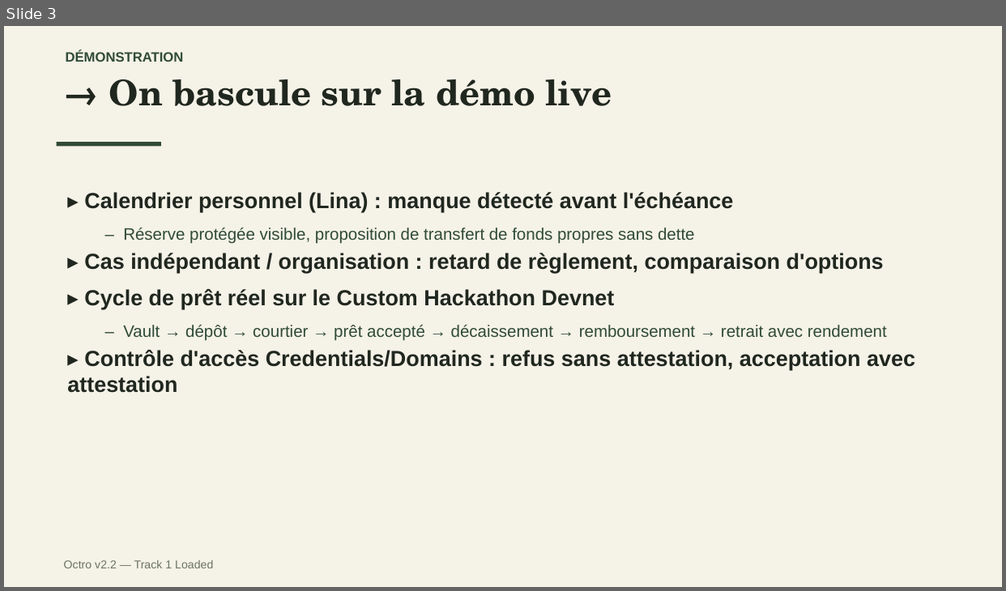
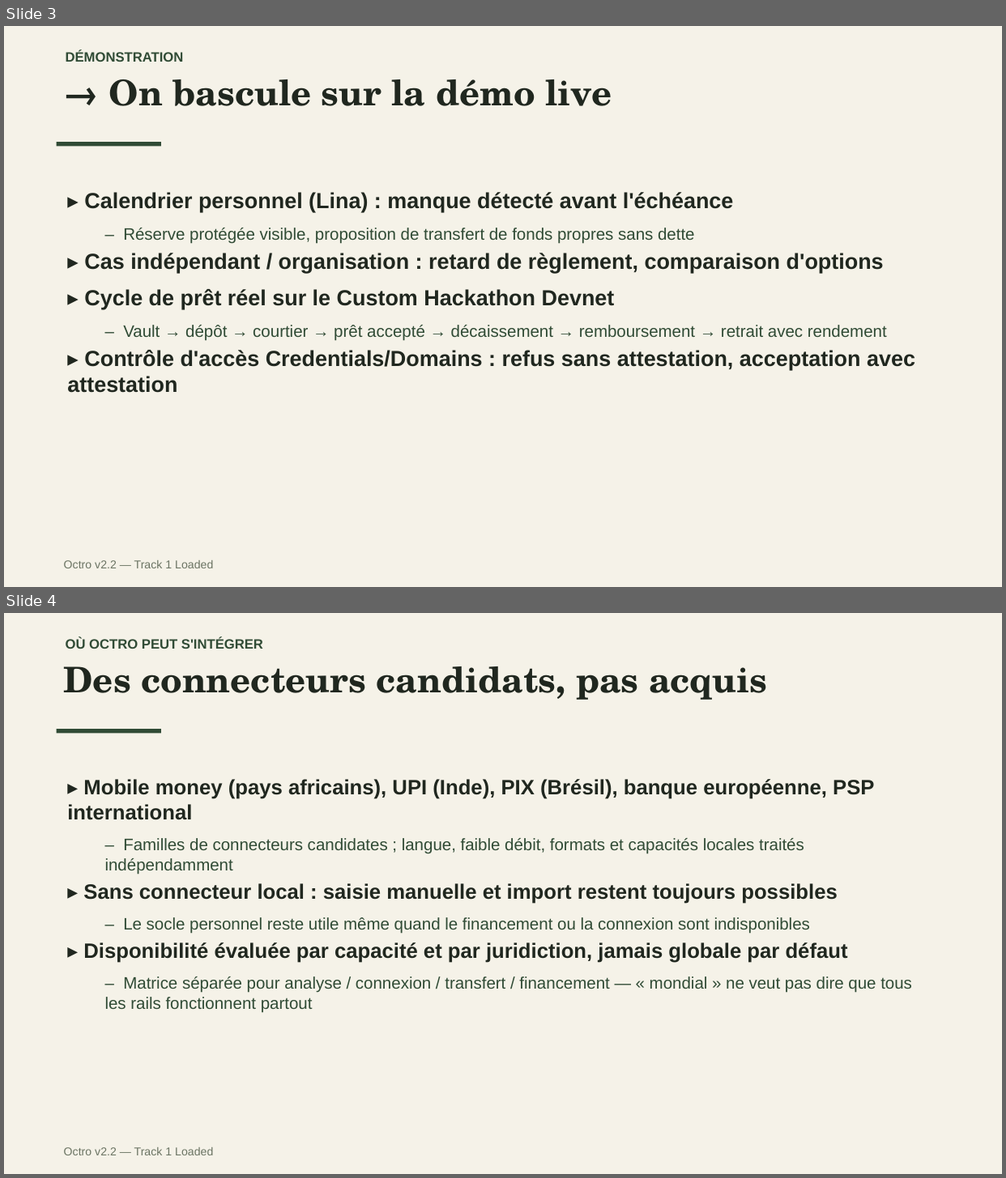
Before and after one commit to KaiZenKOS/Octro, a slide deck: docs/presentation/octro-presentation.pptx. Shown one above the other, each under a label of ours: slide 3 before the commit, slides 3 and 4 after it. The pictures are 1006x591 and 1006x1178 pixels, drawn with LibreOffice and Linux fonts; fonts in the diff are those of the drawing. Boxes give left, top, right and bottom in pixels: in the first picture for what was removed or moved away, otherwise in the second. Text is boxed around its words. In the diff, an @@ line names an element or a change of style, - is before the commit and + after.

```diff
--- a/docs/presentation/octro-presentation.pptx
+++ b/docs/presentation/octro-presentation.pptx
@@ slide 4 added at box(4, 613, 1002, 1174), background #FFFFFF @@
@@ rectangle added at box(4, 613, 1002, 1174), fill #F5F2E8 @@
@@ text added at box(66, 637, 263, 649), 13 pt, text #304B35, bold @@
+OÙ OCTRO PEUT S'INTÉGRER
@@ text added at box(64, 666, 767, 700), 34 pt, text #20271F, bold @@
+Des connecteurs candidats, pas acquis
@@ rectangle added at box(57, 729, 161, 734), fill #304B35 @@
@@ text added at box(67, 779, 912, 1013), 16 pt, text #304B35 @@
+▸ Mobile money (pays africains), UPI (Inde), PIX (Brésil), banque européenne, PSP international
+  – Familles de connecteurs candidates ; langue, faible débit, formats et capacités locales traités indépendamment
+▸ Sans connecteur local : saisie manuelle et import restent toujours possibles
+  – Le socle personnel reste utile même quand le financement ou la connexion sont indisponibles
+▸ Disponibilité évaluée par capacité et par juridiction, jamais globale par défaut
+  – Matrice séparée pour analyse / connexion / transfert / financement — « mondial » ne veut pas dire que tous les rails fonctionnent partout
@@ text added at box(64, 1148, 213, 1156), 11 pt, text #6B7463 @@
+Octro v2.2 — Track 1 Loaded
```
Also in this commit, not shown: 1 other slide added.
